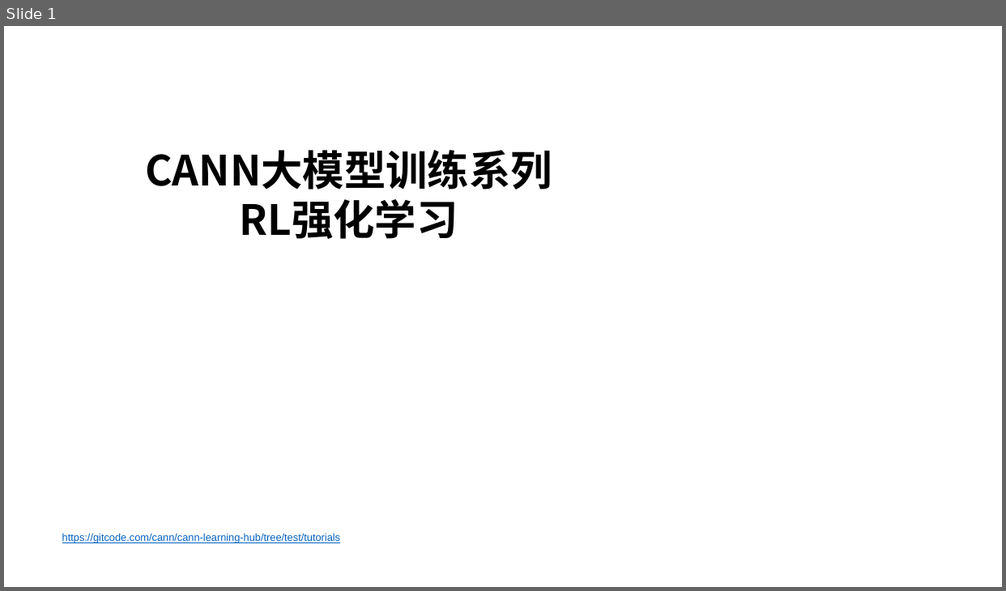
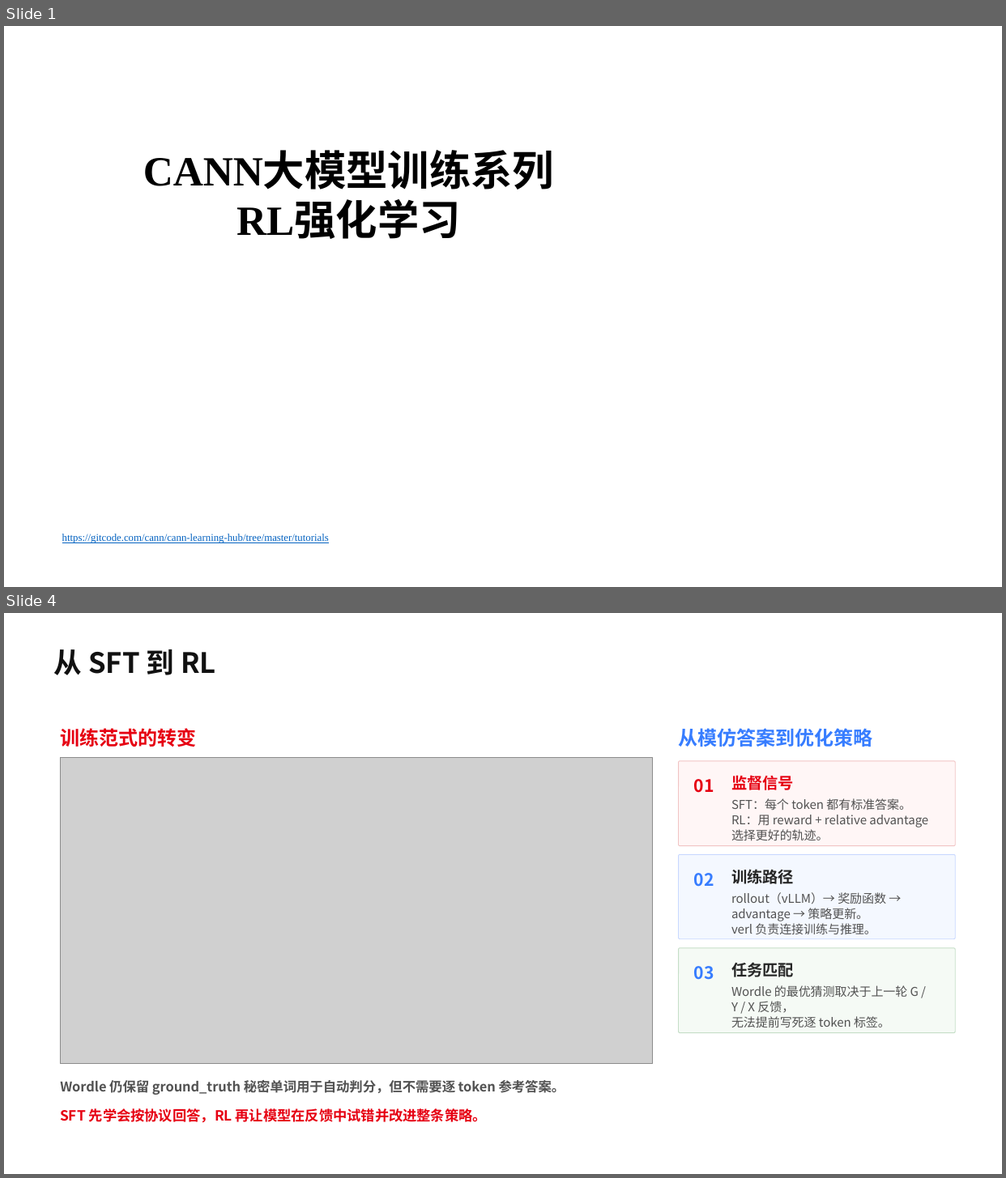
Before and after one commit to hicann/cann-learning-hub, a slide deck: tutorials/rl_training_pipeline/slides/01_rl_training_pipeline.pptx. Shown one above the other, each under a label of ours: slide 1 before the commit, slides 1 and 4 after it; the slides between them are not shown. The pictures are 1006x591 and 1006x1178 pixels, drawn with LibreOffice and Linux fonts; fonts in the diff are those of the drawing; grey boxes stand for pictures; background and template pictures are left out. Boxes give left, top, right and bottom in pixels: in the first picture for what was removed or moved away, otherwise in the second. Text is boxed around its words. In the diff, an @@ line names an element or a change of style, - is before the commit and + after.

Commit message:
docs: 更新 SFT/RL 课程课件

# message auto-generated for no-merge-commit merge:
!1065 merge sft1 into master

docs: 更新 SFT/RL 课程课件

Description: ## 描述
更新了训练课程SFT和RL部分的PPT

## 关联的Issue
不涉及ISSUE

## 测试
本次不涉及代码修改，无需测试

## 文档更新
在SFT和RL中的主README中新增对应的PPT链接地址

## 类型标签
<!--  [x] 表示选中 -->
- [ ] Bug修复
- [ ] 新特性
- [ ] 内容优化
- [x] 其他，请描述：更新课程PPT

## 其他信息
<!-- 在这里可以添加任何与这个 Pull Request 相关的其他说明。 -->

See merge request: cann/cann-learning-hub!1065

```diff
--- a/tutorials/rl_training_pipeline/slides/01_rl_training_pipeline.pptx
+++ b/tutorials/rl_training_pipeline/slides/01_rl_training_pipeline.pptx
@@ slide 4 added at [4,613,1002,1174], background picture (left out) @@
@@ text added at [54,649,216,675], 27 pt, text #111111, bold @@
+从 SFT 到 RL
@@ text added at [60,728,196,747], 18.8 pt, text #E60012, bold @@
+训练范式的转变
@@ text added at [679,728,873,747], 18.8 pt, text #377DFF, bold @@
+从模仿答案到优化策略
@@ picture added at [60,757,653,1064] @@
@@ rounded rectangle added at [679,761,956,845], fill #FFF6F6, outline #F1C3C3 0.75 pt @@
@@ text added at [694,779,714,793], 16.5 pt, text #E60012, bold @@
+01
@@ text added at [731,775,794,790], 15 pt, text #E60012, bold @@
+监督信号
@@ text added at [731,798,928,841], 11.7 pt, text #525252 @@
+SFT：每个 token 都有标准答案。
+RL：用 reward + relative advantage 选择更好的轨迹。
@@ rounded rectangle added at [679,855,956,939], fill #F4F8FF, outline #C8D8FF 0.75 pt @@
@@ text added at [694,873,714,887], 16.5 pt, text #377DFF, bold @@
+02
@@ text added at [731,869,794,884], 15 pt, text #262626, bold @@
+训练路径
@@ text added at [731,892,886,935], 11.7 pt, text #525252 @@
+rollout（vLLM）→ 奖励函数 → advantage → 策略更新。
+verl 负责连接训练与推理。
@@ rounded rectangle added at [679,948,956,1033], fill #F5FAF5, outline #C5DEC7 0.75 pt @@
@@ text added at [694,966,714,980], 16.5 pt, text #377DFF, bold @@
+03
@@ text added at [731,962,794,977], 15 pt, text #262626, bold @@
+任务匹配
@@ text added at [731,986,918,1028], 11.7 pt, text #525252 @@
+Wordle 的最优猜测取决于上一轮 G / Y / X 反馈，
+无法提前写死逐 token 标签。
@@ text added at [60,1080,565,1095], 12.8 pt, text #525252, bold @@
+Wordle 仍保留 ground_truth 秘密单词用于自动判分，但不需要逐 token 参考答案。
@@ text added at [60,1109,487,1123], 13.5 pt, text #E60012, bold @@
+SFT 先学会按协议回答，RL 再让模型在反馈中试错并改进整条策略。
@@ slide 1 changed as well @@
@@ text "CANN大模型训练系列" at [143,153,554,239]: font Noto Sans CJK SC to Times New Roman @@
@@ text at [62,534,329,544]: text changed; font Arial to Times New Roman @@
-https://gitcode.com/cann/cann-learning-hub/tree/test/tutorials
+https://gitcode.com/cann/cann-learning-hub/tree/master/tutorials
```
Also in this commit, not shown: 5 other slides changed, 21 other slides added, 23 slides removed, 1 other file.
